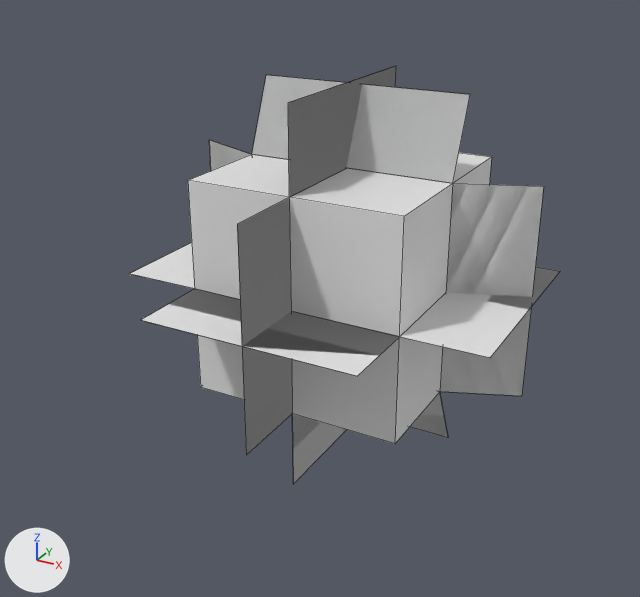
One commit to the OBJ model assets/cubyz/models/leaves.obj: the scene before it, then after it.
Rendered twice from a 50 mm lens placed at (2.25, -3.93, 2.05), pointed at (0.42, -0.6, 0.39). The lights are fixed; the arrows at lower left show +X, +Y and +Z. The older version comes first. Mesh edges are drawn as thin lines. Where no turn or scale is listed for an object, it has been applied to the vertices. Vertices at exactly the same position are counted once.
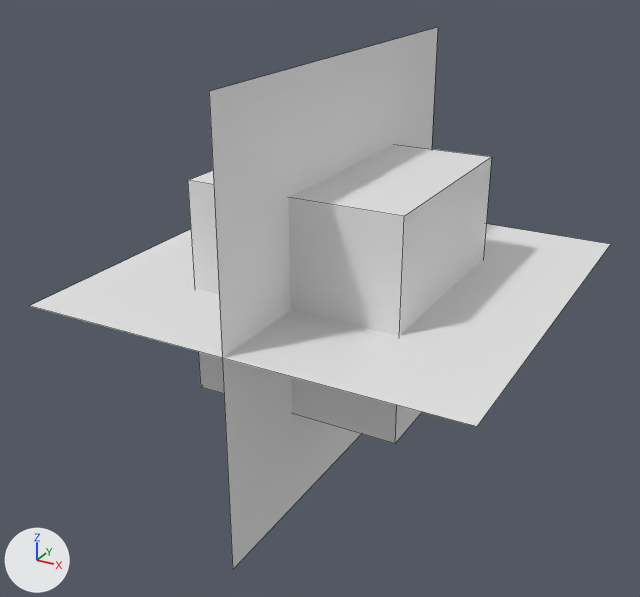
Location of each change, [x1, y1, x2, y2] in pixels of the pictures (640 x 597 px):
'plane', reshaped (398% taller)
    before: [252, 75, 470, 183]
    after: [209, 27, 438, 569]
'plane.001', reshaped
    before: [410, 392, 448, 438]
    after: [30, 224, 611, 426]
'plane.003', deleted
    before: [440, 183, 544, 396]
'plane.009', deleted
    before: [237, 198, 292, 455]
'plane.008', deleted
    before: [142, 289, 399, 376]
'plane.004', deleted
    before: [288, 66, 396, 197]
'plane.007', deleted
    before: [400, 267, 560, 357]
'plane.005', deleted
    before: [292, 414, 347, 484]
'plane.006', deleted
    before: [129, 242, 194, 289]
'plane.002', deleted
    before: [209, 140, 252, 171]

Edits to the bpy script that builds the scene:
```text
Change me_plane:
    used by ob_plane; location = (0.0, 0.0, 0.0)
    verts and faces of me_plane; kept vertices keep their numbers, new ones are numbered from 6
    before: 0 (0.0, -0.5, 1.0) at pixel (251, 154), 1 (0.0, -0.356, 1.346) at pixel (266, 74), 2 (1.0, -0.5, 1.0) at pixel (452, 183), 3 (1.0, -0.356, 1.346) at pixel (470, 94), 4 (0.0, -0.5, 1.0) at pixel (251, 154)
    before: 5 (0.0, -0.356, 1.346) at pixel (266, 74)
    remove me_plane.from_pydata(...)  # 6 vertices, 2 faces; spans x 0.0..1.0, y -0.5..-0.356, z 1.0..1.346
    add me_plane.from_pydata(...)  # 4 vertices, 1 face; spans x 0.495..0.504, y -1.5..0.5, z -0.5..1.5
    me_plane part 1
    add delete_vertices([*range(0, 6)])  # with the faces that use them
    add verts[6] = (0.504, 0.5, 1.5)  # pixel (437, 27)
    add verts[7] = (0.495, -1.5, 1.5)  # pixel (209, 91)
    add verts[8] = (0.504, 0.5, -0.5)
    add verts[9] = (0.495, -1.5, -0.5)  # pixel (232, 569)
    add faces += [(6, 7, 9, 8)]
Change me_plane_001:
    used by ob_plane_001; location = (0.0, 0.0, 0.0)
    verts and faces of me_plane_001; kept vertices keep their numbers, new ones are numbered from 7
    before: 0 (1.0, -0.5, 0.0) at pixel (439, 391), 1 (1.0, -0.342, -0.34) at pixel (448, 437), 2 (0.0, -0.5, 0.0), 3 (0.0, -0.342, -0.34), 4 (0.0, -0.5, 0.0)
    before: 5 (0.0, -0.342, -0.34), 6 (1.0, -0.5, 0.0) at pixel (439, 391)
    remove me_plane_001.from_pydata(...)  # 7 vertices, 2 faces; spans x 0.0..1.0, y -0.5..-0.342, z -0.34..0.0
    add me_plane_001.from_pydata(...)  # 4 vertices, 1 face; spans x -0.5..1.5, y -1.5..0.5, z 0.496..0.505
    me_plane_001 part 2
    add delete_vertices([*range(0, 7)])  # with the faces that use them
    add verts[7] = (1.5, 0.5, 0.496)  # pixel (610, 244)
    add verts[8] = (1.5, -1.5, 0.505)  # pixel (476, 426)
    add verts[9] = (-0.5, 0.5, 0.496)
    add verts[10] = (-0.5, -1.5, 0.505)  # pixel (29, 305)
    add faces += [(7, 8, 10, 9)]
Remove ob_plane_002:
    ob_plane_002 = bpy.data.objects.new('plane.002', me_plane_002)
    ob_plane_002.location = (0.0, 0.0, 0.0)
Remove ob_plane_003:
    ob_plane_003 = bpy.data.objects.new('plane.003', me_plane_003)
    ob_plane_003.location = (0.0, 0.0, 0.0)
Remove ob_plane_004:
    ob_plane_004 = bpy.data.objects.new('plane.004', me_plane_004)
    ob_plane_004.location = (0.0, 0.0, 0.0)
Remove ob_plane_005:
    ob_plane_005 = bpy.data.objects.new('plane.005', me_plane_005)
    ob_plane_005.location = (0.0, 0.0, 0.0)
Remove ob_plane_006:
    ob_plane_006 = bpy.data.objects.new('plane.006', me_plane_006)
    ob_plane_006.location = (0.0, 0.0, 0.0)
Remove ob_plane_007:
    ob_plane_007 = bpy.data.objects.new('plane.007', me_plane_007)
    ob_plane_007.location = (0.0, 0.0, 0.0)
Remove ob_plane_008:
    ob_plane_008 = bpy.data.objects.new('plane.008', me_plane_008)
    ob_plane_008.location = (0.0, 0.0, 0.0)
Remove ob_plane_009:
    ob_plane_009 = bpy.data.objects.new('plane.009', me_plane_009)
    ob_plane_009.location = (0.0, 0.0, 0.0)
```
